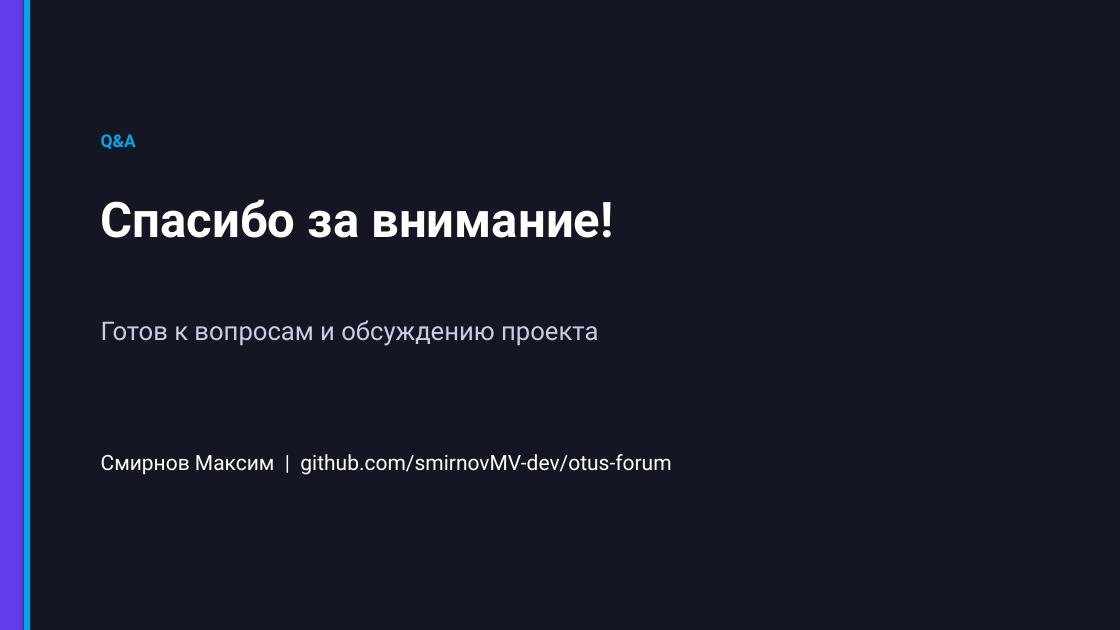
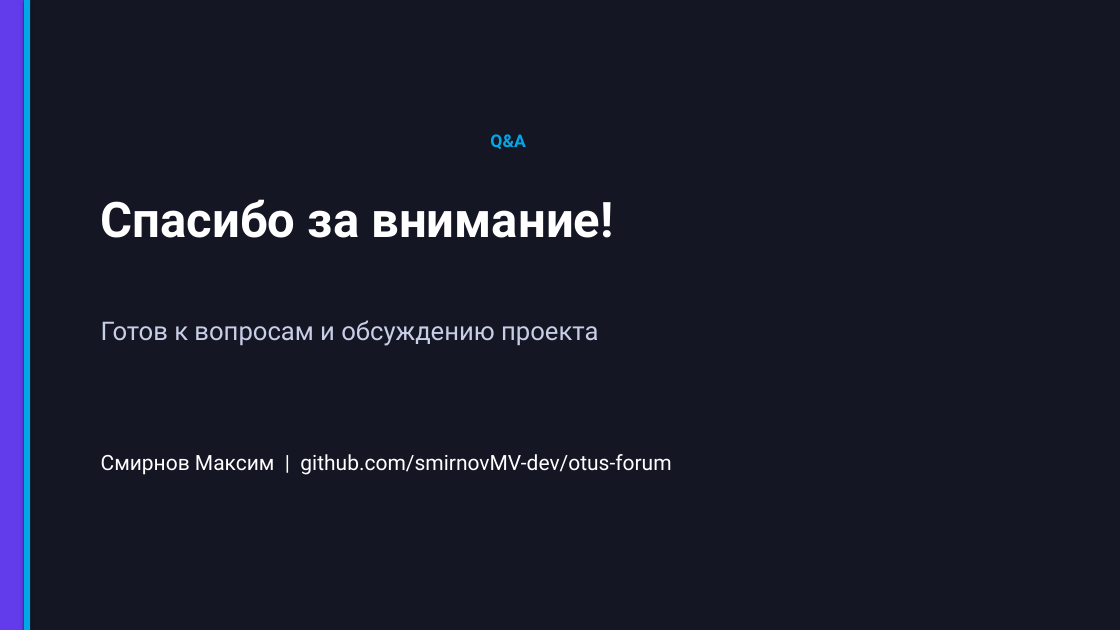
Before and after one commit to smirnovMV-dev/otus-forum, a slide deck: slide 15 of Workaround/Presentation/Forum_Microservices_Kit_Defense.pptx (slide 16 before the commit). Drawn at 1120x630 pixels with LibreOffice and Linux fonts; fonts in the diff are those of the drawing. Boxes give left, top, right and bottom in pixels: in the first picture for what was removed or moved away, otherwise in the second. Text is boxed around its words. In the diff, an @@ line names an element or a change of style, - is before the commit and + after.

```diff
--- a/Workaround/Presentation/Forum_Microservices_Kit_Defense.pptx
+++ b/Workaround/Presentation/Forum_Microservices_Kit_Defense.pptx
@@ text "Q&A": place and size @@
-text "Q&A" at (101, 134, 136, 149)
+text "Q&A" at (490, 134, 525, 149)
```
Also in this commit, not shown: 13 other slides changed, 1 slide added, 2 slides removed.
